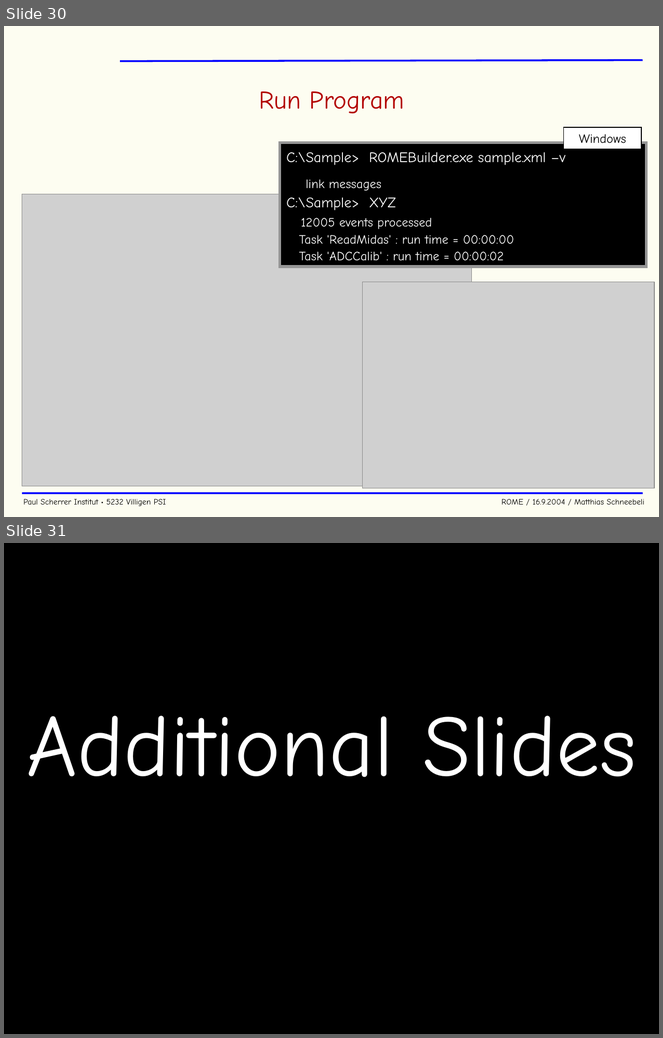
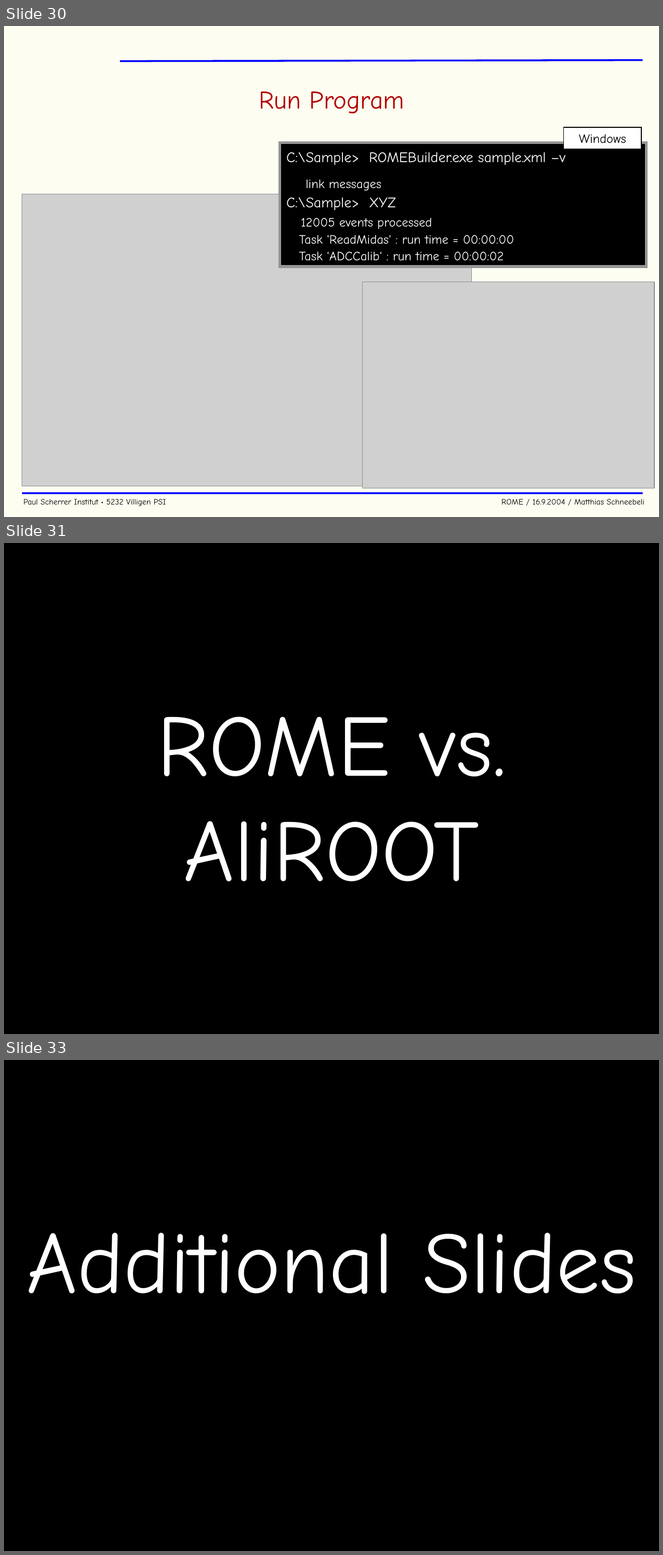
Before and after one commit to cjpl/rome, a slide deck: documentation/ROME.ppt. Shown one above the other, each under a label of ours: slides 30 and 31 before the commit, slides 30, 31 and 33 after it; the slides between them are not shown. The pictures are 663x1038 and 663x1555 pixels, drawn with LibreOffice and Linux fonts; fonts in the diff are those of the drawing; grey boxes stand for pictures; background and template pictures are left out. Boxes give left, top, right and bottom in pixels: in the first picture for what was removed or moved away, otherwise in the second. Text is boxed around its words. In the diff, an @@ line names an element or a change of style, - is before the commit and + after.

```diff
--- a/documentation/ROME.ppt
+++ b/documentation/ROME.ppt
@@ slide 31 added at (4, 543, 659, 1034), background #000000 @@
@@ text added at (157, 717, 506, 882), 96 pt, text #FFFFFF @@
+ROME vs. AliROOT
@@ what was slide 31 is now slide 33 @@
```
Also in this commit, not shown: 4 slides changed, 1 other slide added, 17 other files.
